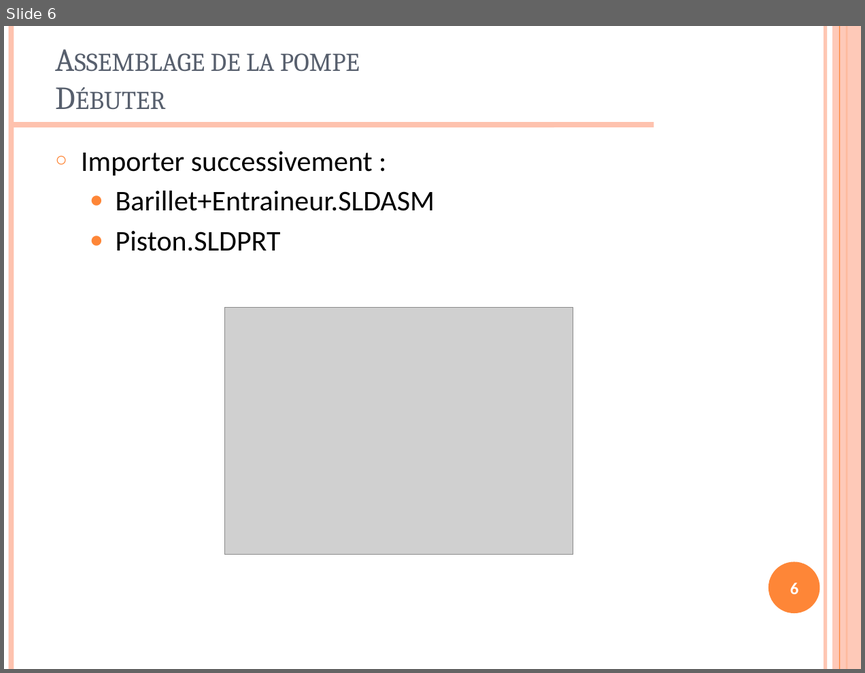
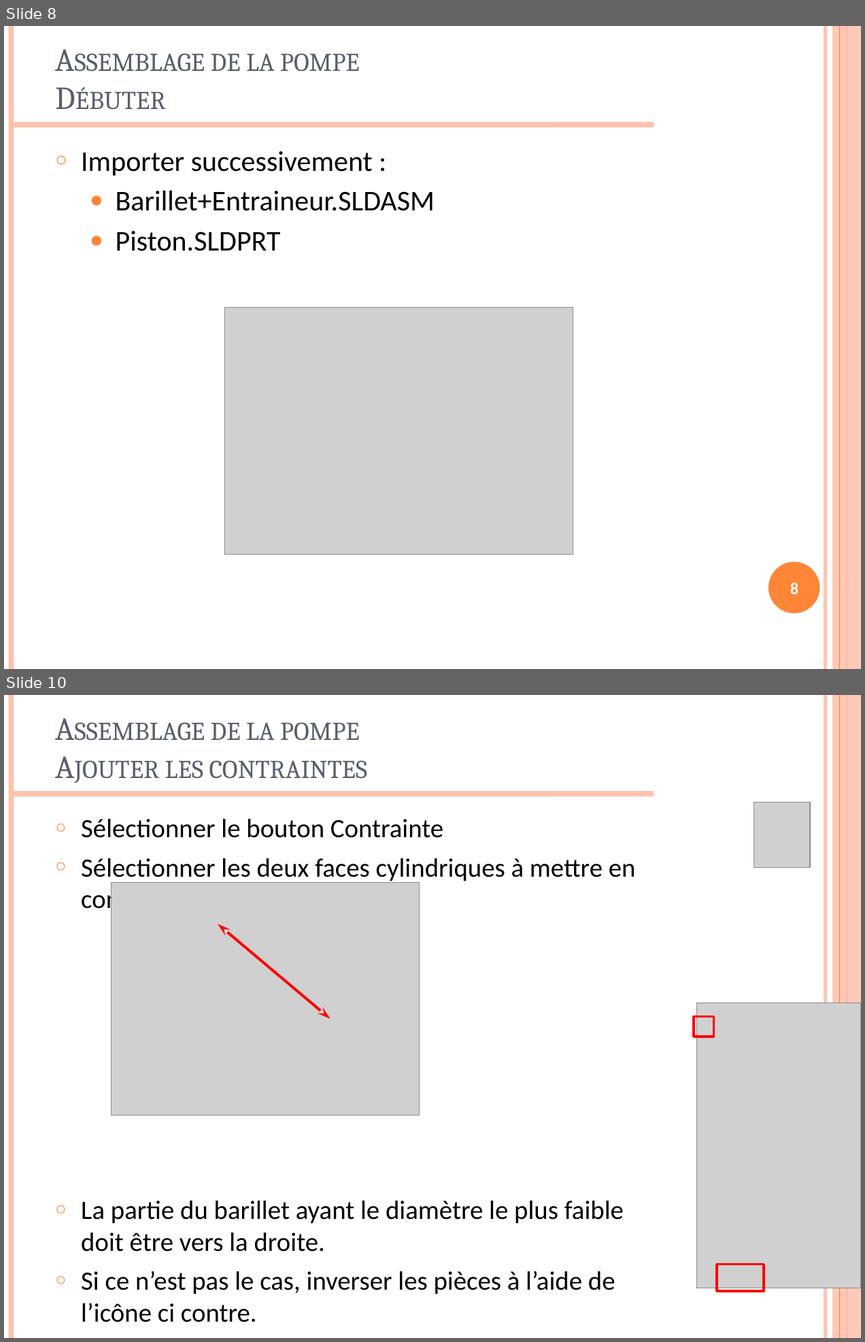
Before and after one commit to xpessoles/TP_2014_2015, a slide deck: TP_02_SW_Meca3D_Assemblage_Pompe/TP_02_SW_Assemblage_Pompe_PPT.pptx. Shown one above the other, each under a label of ours: slide 6 before the commit, slides 8 and 10 after it; the slides between them are not shown. The pictures are 865x673 and 865x1342 pixels, drawn with LibreOffice and Linux fonts; fonts in the diff are those of the drawing; grey boxes stand for pictures; background and template pictures are left out. Boxes give left, top, right and bottom in pixels: in the first picture for what was removed or moved away, otherwise in the second. Text is boxed around its words. In the diff, an @@ line names an element or a change of style, - is before the commit and + after.

```diff
--- a/TP_02_SW_Meca3D_Assemblage_Pompe/TP_02_SW_Assemblage_Pompe_PPT.pptx
+++ b/TP_02_SW_Meca3D_Assemblage_Pompe/TP_02_SW_Assemblage_Pompe_PPT.pptx
@@ slide 10 added at (4,695,861,1338), background #FFFFFF; not listed: 6 template elements that a slide beside it also shows @@
@@ title added at (165,722,368,779), 27 pt, text #575F6D, small capitals @@
+Assemblage de la pompe
+Ajouter les contraintes
@@ picture added at (753,802,810,867) @@
@@ text added at (81,819,636,1322), 22.2 pt, text #000000 @@
+○ Sélectionner le bouton Contrainte
+○ Sélectionner les deux faces cylindriques à mettre en contact
+○ La partie du barillet ayant le diamètre le plus faible doit être vers la droite.
+○ Si ce n’est pas le cas, inverser les pièces à l’aide de l’icône ci contre.
+○ Valider la contrainte
@@ picture added at (111,883,419,1115) @@
@@ double arrow added from (218, 923) to (330, 1019), #FF0000 2.25 pt @@
@@ rectangle added at (694,1016,713,1036), outline #FF0000 2 pt @@
@@ picture added at (696,1002,861,1287) @@
@@ rectangle added at (717,1264,764,1291), outline #FF0000 2 pt @@
@@ what was slide 6 is now slide 8 @@
@@ page number at (790,582,798,594): text changed @@
-6
+8
```
Also in this commit, not shown: 1 slide changed, 22 other slides added, 1 slide removed, 45 other files.
